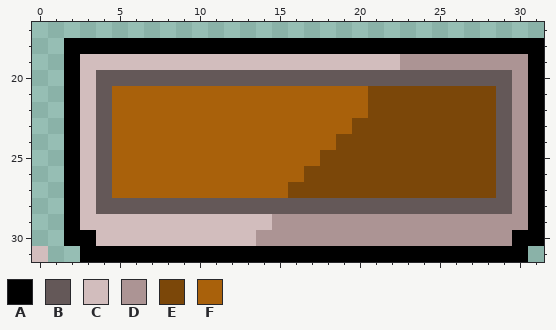
A pixel-art sprite gets an edit: trunk/bin/Images/Others/boxHole.png. The picture above is the old version.
The file is 32x32 pixels. Shown: x 0..31, y 17..31.
Palette (. is transparent): A #000000  B #645858  C #d2bdbd  D #ac9494  E #7b4709  F #a9610b
After the commit:
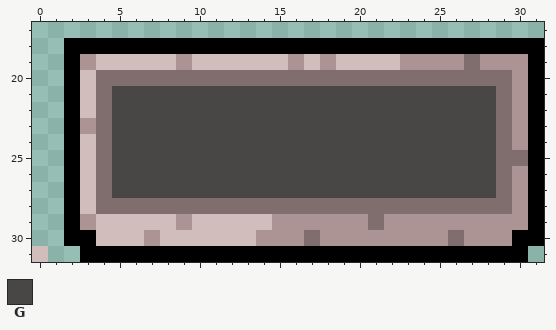
Colours new in this view: G #494646
Change:
colour B: #645858 -> #806e6e
y 19: x 3 C -> D; x 9 C -> D; x 16 C -> D; x 18 C -> D; x 27 D -> B
y 21..22: x 5..28 FFFFFFFFFFFFFFFFEEEEEEEE -> GGGGGGGGGGGGGGGGGGGGGGGG
y 23: x 3 C -> D; x 5..28 FFFFFFFFFFFFFFFEEEEEEEEE -> GGGGGGGGGGGGGGGGGGGGGGGG
y 24: x 5..28 FFFFFFFFFFFFFFEEEEEEEEEE -> GGGGGGGGGGGGGGGGGGGGGGGG
y 25: x 5..28 FFFFFFFFFFFFFEEEEEEEEEEE -> GGGGGGGGGGGGGGGGGGGGGGGG; x 30 D -> B
y 26: x 5..28 FFFFFFFFFFFFEEEEEEEEEEEE -> GGGGGGGGGGGGGGGGGGGGGGGG
y 27: x 5..28 FFFFFFFFFFFEEEEEEEEEEEEE -> GGGGGGGGGGGGGGGGGGGGGGGG
y 29: x 3 C -> D; x 9 C -> D; x 21 D -> B
y 30: x 7 C -> D; x 17 D -> B; x 26 D -> B
